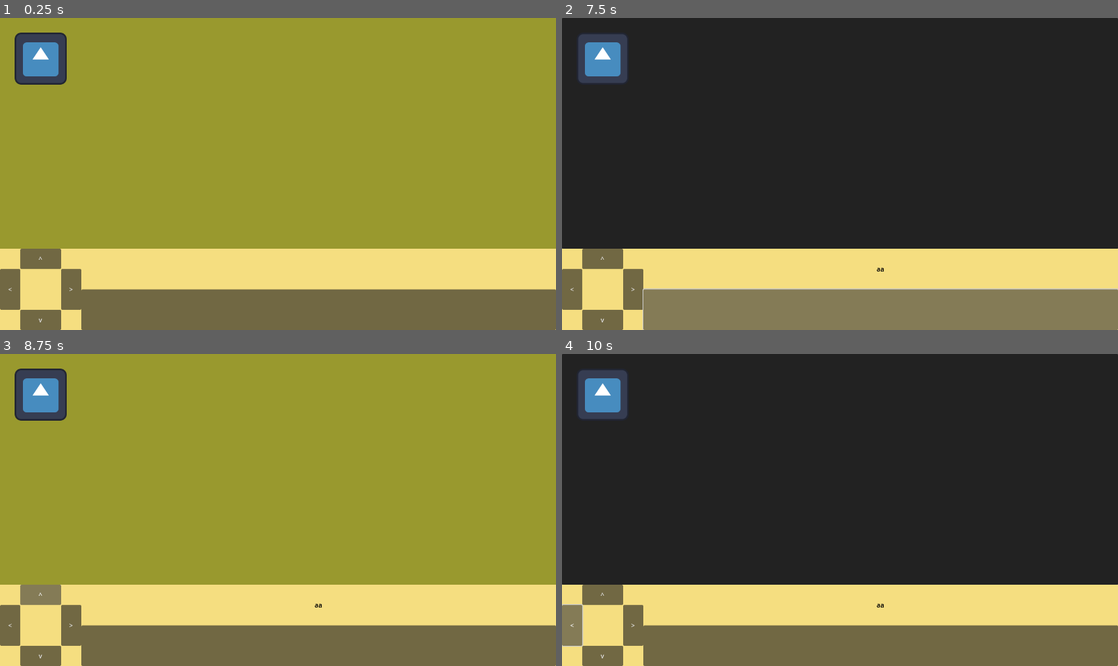
Above: before the commit, frames 1-4 (two rows, left to right).
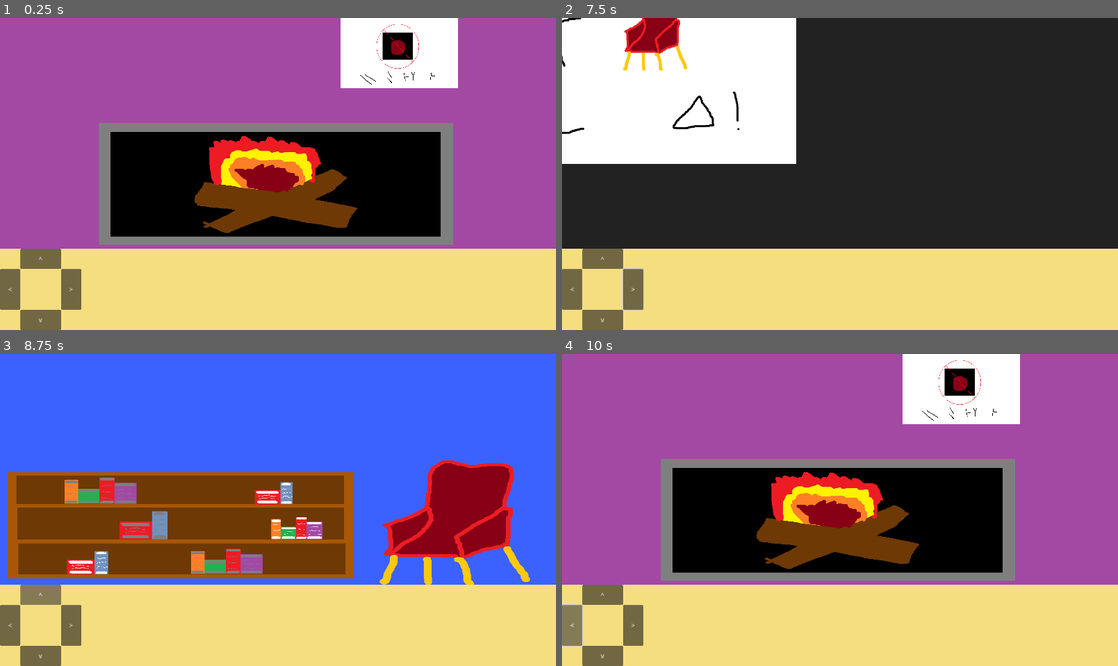
Above: after the commit, the same moments.

Repository: hanse237/SpartahackX-LER
Game: Godot game, scene res://main.tscn
The game is run twice, just before and just after one commit, with the same random seed, the same clock (stepped at 60 frames per second) and the same inputs. The engine's default icon, where the game draws it, is replaced by a stand-in: a white triangle on a blue panel in a dark square.
Inputs (mouse positions are in pixels of both pictures, inside the frame that each line leads up to):
- Up to frame 1 (0.25 s): no input
- Up to frame 2 (7.5 s): click (878, 308) at 0.52 s; click "^" at 1.25 s; click "v" at 2 s; click "<" at 2.75 s; click ">" at 3.5 s; click "^" at 4.25 s; click "v" at 5 s; click "<" at 5.75 s; click ">" at 6.5 s; click (878, 308) at 7.27 s
- Up to frame 3 (8.75 s): click "^" at 8 s
- Up to frame 4 (10 s): click "v" at 8.75 s; click "<" at 9.5 s

The runs differ from the first frame. In frame 1, 85% of the frame differs, in the area x 0-100%, y 0-100%; in frame 2, 31%; in frame 3, 85%; in frame 4, 85%.
Error after the commit: Attempt to call function 'get_width' in base 'null instance' on a null instance. (res://clickable.gd:12)

Commit message:
image start

Diff:
--- a/spartahack-ler/clickable.gd
+++ b/spartahack-ler/clickable.gd
@@ -26,6 +26,7 @@
 	mouse_in = false
 
 
-func _on_area_2d_input_event(viewport: Node, event: InputEvent, shape_idx: int) -> void:
+func _on_area_2d_input_event(viewport: Node, event: InputEvent, _shape_idx: int) -> void:
 	if Input.is_action_pressed("LeftClick") and mouse_in == true:
+		mouse_in = false
 		emit_signal("clicked", message, active)
--- a/spartahack-ler/imageWindow.tscn
+++ b/spartahack-ler/imageWindow.tscn
@@ -3,6 +3,11 @@
 [ext_resource type="Script" path="res://image_window.gd" id="1_vfxm3"]
 
 [node name="Window" type="Window"]
+initial_position = 4
+transient = true
 script = ExtResource("1_vfxm3")
 
 [node name="Sprite2D" type="Sprite2D" parent="."]
+centered = false
+
+[connection signal="close_requested" from="." to="." method="_on_close_requested"]
--- a/spartahack-ler/image_window.gd
+++ b/spartahack-ler/image_window.gd
@@ -4,9 +4,15 @@
 
 # Called when the node enters the scene tree for the first time.
 func _ready() -> void:
-	Sprite2D.texture = load(imagePath)
+	if imagePath != "":
+		$Sprite2D.texture = load(imagePath)
+		$".".size = $Sprite2D.texture.get_size()
 
 
 # Called every frame. 'delta' is the elapsed time since the previous frame.
 func _process(delta: float) -> void:
 	pass
+
+
+func _on_close_requested() -> void:
+	hide()
--- a/spartahack-ler/main.gd
+++ b/spartahack-ler/main.gd
@@ -4,11 +4,22 @@
 						   $PanelContainer/ScreenThree,
 						   $PanelContainer/ScreenFour]
 @onready var activePanel = $PanelContainer/ScreenOne
-@export var imageWindow : PackedScene
+
+var flags = {"chair": false, "key": false, "chest": false, "lever": false}
+var pages = [false, false, false, false]
 
 # Called when the node enters the scene tree for the first time.
 func _ready() -> void:
 	$PanelContainer/ScreenOne/Page1.connect("clicked", _on_clicked)
+	$PanelContainer/ScreenTwo/Page2.connect("clicked", _on_clicked)
+	$PanelContainer/ScreenThree/Page3.connect("clicked", _on_clicked)
+	$PanelContainer/ScreenFour/Page4.connect("clicked", _on_clicked)
+	$PanelContainer/ScreenOne/Door.connect("clicked", _on_clicked)
+	$PanelContainer/ScreenThree/Fire.connect("clicked", _on_clicked)
+	$PanelContainer/ScreenOne/Chair.connect("clicked", _on_clicked)
+	$PanelContainer/ScreenTwo/Painting1.connect("clicked", _on_clicked)
+	$PanelContainer/ScreenThree/Painting2.connect("clicked", _on_clicked)
+	$PanelContainer/ScreenFour/Painting3.connect("clicked", _on_clicked)
 
 
 # Called every frame. 'delta' is the elapsed time since the previous frame.
@@ -44,23 +55,40 @@
 	activePanel.visible = true
 
 
-func _on_button_2_pressed() -> void:
-	$Label.text += 'a'
-
-
 func _on_clicked(message, active) -> void:
 	if not active:
 		$Label.text = message
 		return
 
 	match message:
-		"page1":
-			var page = imageWindow.instantiate()
-			page.imagePath = "res://icon.svg"
-			add_child.call_deferred(page)
-		"page2":
-			pass
-		"page3":
-			pass
-		"page4":
-			pass
+		"page1", "page2", "page3", "page4", "pt1", "pt2", "pt3":
+			if message[1] == 'a':
+				pages[int(message[4]) - 1] = true
+				if not false in pages:
+					flags["chair"] = true
+			var pathTemplate = "res://assets/%s.png"
+			var window = preload("res://imageWindow.tscn").instantiate()
+			window.imagePath = pathTemplate % message
+			add_child.call_deferred(window)
+		"lever":
+			if not flags["chest"]:
+				$Label.text = "It resists your pull."
+			else:
+				$Label.text = "You pull the level"
+				flags["lever"] = true
+		"box":
+			if not flags["key"]:
+				$Label.text = "It's locked tight."
+			else:
+				$Label.text = "You found a key under the chair."
+				flags["key"] = true
+		"chair":
+			if not flags["chair"]:
+				$Label.text = "There's no time to sit now."
+			else:
+				$Label.text = "Inside the chest, you find a note."
+				flags["chest"] = true
+		"fire":
+			$Label.text = "The fire rages."
+		"door":
+			$Label.text = "It's locked."
--- a/spartahack-ler/main.tscn
+++ b/spartahack-ler/main.tscn
@@ -1,18 +1,24 @@
-[gd_scene load_steps=9 format=3 uid="uid://bpd5tcfc014ar"]
+[gd_scene load_steps=12 format=3 uid="uid://bpd5tcfc014ar"]
 
 [ext_resource type="Script" path="res://main.gd" id="1_5r1l3"]
+[ext_resource type="Texture2D" uid="uid://o0ljafkj11c4" path="res://assets/wall1.png" id="2_gd0am"]
 [ext_resource type="PackedScene" uid="uid://bt6f74qds3qxt" path="res://clickable.tscn" id="2_y4qq2"]
+[ext_resource type="Texture2D" uid="uid://dh6txbnfjlq3t" path="res://assets/wall3.png" id="4_omfuw"]
 
 [sub_resource type="StyleBoxFlat" id="StyleBoxFlat_sy6e2"]
 bg_color = Color(0.960784, 0.870588, 0.501961, 1)
 
-[sub_resource type="StyleBoxFlat" id="StyleBoxFlat_py5r4"]
-bg_color = Color(0.6, 0.6, 0.180392, 1)
+[sub_resource type="StyleBoxTexture" id="StyleBoxTexture_ag1c6"]
+texture = ExtResource("2_gd0am")
 
 [sub_resource type="StyleBoxFlat" id="StyleBoxFlat_46tp8"]
 bg_color = Color(0.323693, 0.703659, 0.136759, 1)
 
+[sub_resource type="StyleBoxTexture" id="StyleBoxTexture_6j5mc"]
+texture = ExtResource("4_omfuw")
+
 [sub_resource type="LabelSettings" id="LabelSettings_8pywh"]
+font_size = 24
 font_color = Color(0, 0, 0, 1)
 
 [sub_resource type="StyleBoxFlat" id="StyleBoxFlat_ilbky"]
@@ -26,67 +32,129 @@
 anchors_preset = 0
 offset_right = 40.0
 offset_bottom = 40.0
+mouse_filter = 2
+script = ExtResource("1_5r1l3")
+
+[node name="PanelContainer2" type="PanelContainer" parent="."]
+layout_mode = 0
+offset_top = 568.0
+offset_right = 1366.0
+offset_bottom = 768.0
+
+[node name="UIBackground" type="Panel" parent="PanelContainer2"]
+layout_mode = 2
+theme_override_styles/panel = SubResource("StyleBoxFlat_sy6e2")
+
+[node name="PanelContainer" type="PanelContainer" parent="."]
+layout_mode = 0
+offset_right = 1366.0
+offset_bottom = 568.0
+mouse_filter = 2
+
+[node name="ScreenOne" type="Panel" parent="PanelContainer"]
+layout_mode = 2
 mouse_filter = 1
-script = ExtResource("1_5r1l3")
-
-[node name="PanelContainer2" type="PanelContainer" parent="."]
-layout_mode = 0
-offset_top = 568.0
-offset_right = 1366.0
-offset_bottom = 768.0
-
-[node name="UIBackground" type="Panel" parent="PanelContainer2"]
-layout_mode = 2
-theme_override_styles/panel = SubResource("StyleBoxFlat_sy6e2")
-
-[node name="PanelContainer" type="PanelContainer" parent="."]
-layout_mode = 0
-offset_right = 1366.0
-offset_bottom = 568.0
-mouse_filter = 1
-
-[node name="ScreenOne" type="Panel" parent="PanelContainer"]
-layout_mode = 2
-mouse_filter = 1
-theme_override_styles/panel = SubResource("StyleBoxFlat_py5r4")
+theme_override_styles/panel = SubResource("StyleBoxTexture_ag1c6")
 
 [node name="Page1" parent="PanelContainer/ScreenOne" instance=ExtResource("2_y4qq2")]
+visible = false
 position = Vector2(100, 100)
 message = "page1"
 active = true
 imagePath = "res://icon.svg"
 
+[node name="Door" parent="PanelContainer/ScreenOne" instance=ExtResource("2_y4qq2")]
+visible = false
+position = Vector2(658, 284)
+message = "door"
+active = true
+imagePath = "res://icon.svg"
+
+[node name="Bookshelf" parent="PanelContainer/ScreenOne" instance=ExtResource("2_y4qq2")]
+visible = false
+message = "null"
+active = true
+imagePath = "res://icon.svg"
+
+[node name="Chair" parent="PanelContainer/ScreenOne" instance=ExtResource("2_y4qq2")]
+position = Vector2(1119, 400)
+scale = Vector2(395, 326)
+message = "chair"
+active = true
+imagePath = "res://assets/1x1.png"
+
 [node name="ScreenTwo" type="Panel" parent="PanelContainer"]
 visible = false
 layout_mode = 2
-mouse_filter = 1
+mouse_filter = 2
 theme_override_styles/panel = SubResource("StyleBoxFlat_46tp8")
 
 [node name="Page2" parent="PanelContainer/ScreenTwo" instance=ExtResource("2_y4qq2")]
+visible = false
 position = Vector2(1000, 500)
 message = "page2"
 active = true
 imagePath = "res://icon.svg"
 
+[node name="Lever" parent="PanelContainer/ScreenTwo" instance=ExtResource("2_y4qq2")]
+message = "lever"
+active = true
+imagePath = "res://icon.svg"
+
+[node name="Box" parent="PanelContainer/ScreenTwo" instance=ExtResource("2_y4qq2")]
+message = "box"
+active = true
+imagePath = "res://icon.svg"
+
+[node name="Painting1" parent="PanelContainer/ScreenTwo" instance=ExtResource("2_y4qq2")]
+position = Vector2(400, 100)
+scale = Vector2(0.25, 0.25)
+message = "pt1"
+active = true
+imagePath = "res://assets/pt1.png"
+
 [node name="ScreenThree" type="Panel" parent="PanelContainer"]
-visible = false
-layout_mode = 2
+layout_mode = 2
+mouse_filter = 1
+theme_override_styles/panel = SubResource("StyleBoxTexture_6j5mc")
 
 [node name="Page3" parent="PanelContainer/ScreenThree" instance=ExtResource("2_y4qq2")]
+visible = false
 position = Vector2(100, 100)
 message = "page3"
 active = true
 imagePath = "res://icon.svg"
 
+[node name="Painting2" parent="PanelContainer/ScreenThree" instance=ExtResource("2_y4qq2")]
+position = Vector2(981, 83)
+scale = Vector2(0.25, 0.25)
+message = "pt2"
+active = true
+imagePath = "res://assets/pt2.png"
+
+[node name="Fire" parent="PanelContainer/ScreenThree" instance=ExtResource("2_y4qq2")]
+position = Vector2(677, 405)
+scale = Vector2(400, 300)
+message = "fire"
+active = true
+imagePath = "res://assets/1x1.png"
+
 [node name="ScreenFour" type="Panel" parent="PanelContainer"]
 visible = false
 layout_mode = 2
+mouse_filter = 1
 
 [node name="Page4" parent="PanelContainer/ScreenFour" instance=ExtResource("2_y4qq2")]
+visible = false
 position = Vector2(100, 100)
 message = "page4"
 active = true
 imagePath = "res://icon.svg"
+
+[node name="Painting3" parent="PanelContainer/ScreenFour" instance=ExtResource("2_y4qq2")]
+message = "pt3"
+active = true
+imagePath = "res://assets/pt3.png"
 
 [node name="UpButton" type="Button" parent="."]
 clip_contents = true
@@ -120,19 +188,12 @@
 offset_bottom = 718.0
 text = ">"
 
-[node name="Button2" type="Button" parent="."]
-layout_mode = 0
-offset_left = 200.0
-offset_top = 668.0
-offset_right = 1366.0
-offset_bottom = 768.0
-
 [node name="Label" type="Label" parent="."]
 layout_mode = 0
 offset_left = 200.0
 offset_top = 568.0
 offset_right = 1366.0
-offset_bottom = 668.0
+offset_bottom = 618.0
 label_settings = SubResource("LabelSettings_8pywh")
 horizontal_alignment = 1
 vertical_alignment = 1
@@ -175,5 +236,4 @@
 [connection signal="pressed" from="DownButton" to="." method="_on_down_button_pressed"]
 [connection signal="pressed" from="LeftButton" to="." method="_on_left_button_pressed"]
 [connection signal="pressed" from="RightButton" to="." method="_on_right_button_pressed"]
-[connection signal="pressed" from="Button2" to="." method="_on_button_2_pressed"]
 [connection signal="pressed" from="Button" to="." method="_on_button_pressed"]
--- a/spartahack-ler/project.godot
+++ b/spartahack-ler/project.godot
@@ -19,6 +19,8 @@
 
 window/size/viewport_width=1366
 window/size/viewport_height=768
+window/subwindows/embed_subwindows=false
+window/stretch/mode="canvas_items"
 
 [input]
 
Binary file added: spartahack-ler/assets/button.png
Binary file added: spartahack-ler/assets/chest.png
Binary file added: spartahack-ler/assets/door.png
Binary file added: spartahack-ler/assets/pt1.png
Binary file added: spartahack-ler/assets/pt2.png
Binary file added: spartahack-ler/assets/pt3.png
Binary file added: spartahack-ler/assets/wall1.png
Binary file added: spartahack-ler/assets/wall3.png
Binary file removed: spartahack-ler/page1.png
Not shown, removed: spartahack-ler/page1.png.import
Binary file removed: spartahack-ler/page2.png
Not shown, removed: spartahack-ler/page2.png.import
(and 5 more such lines)
